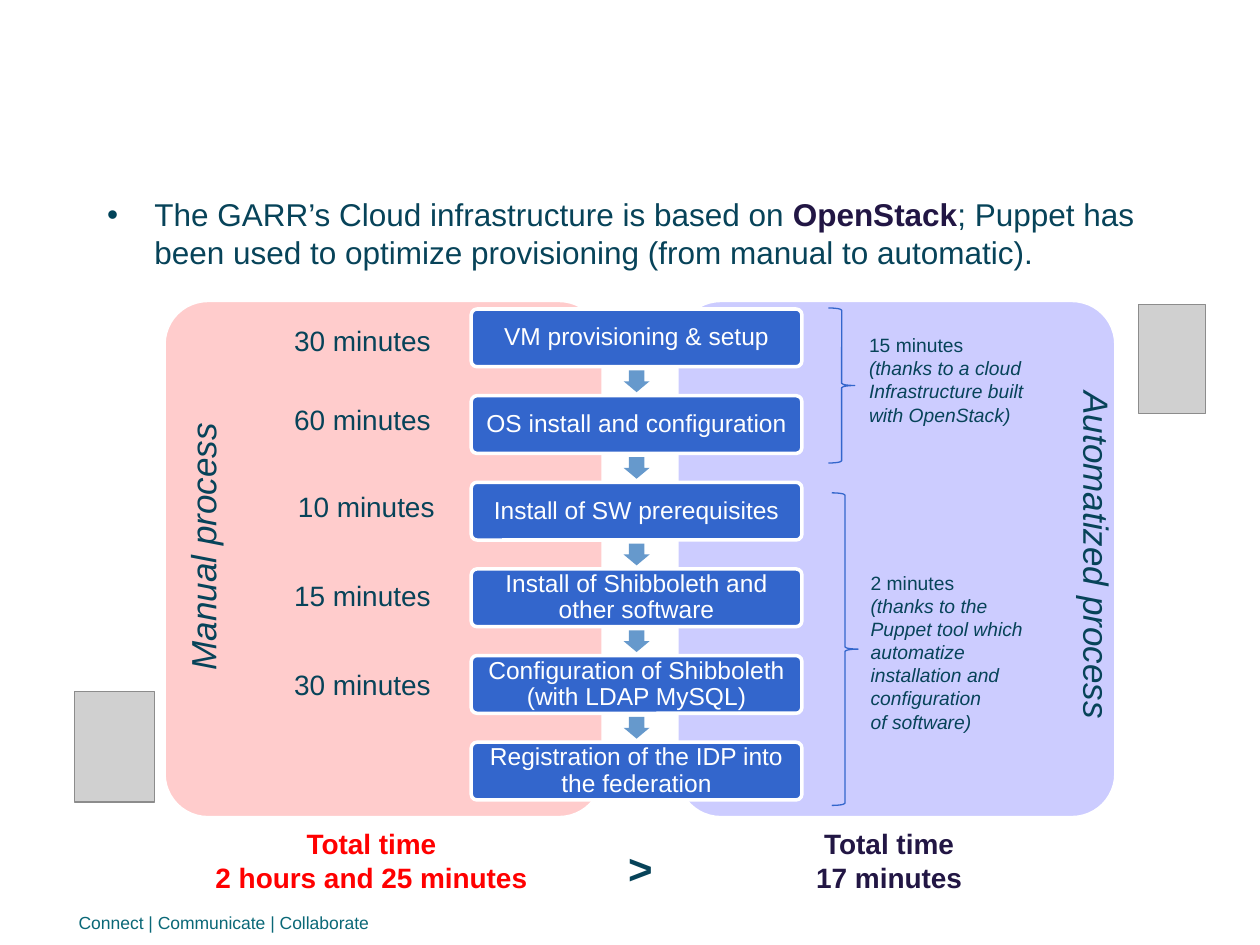
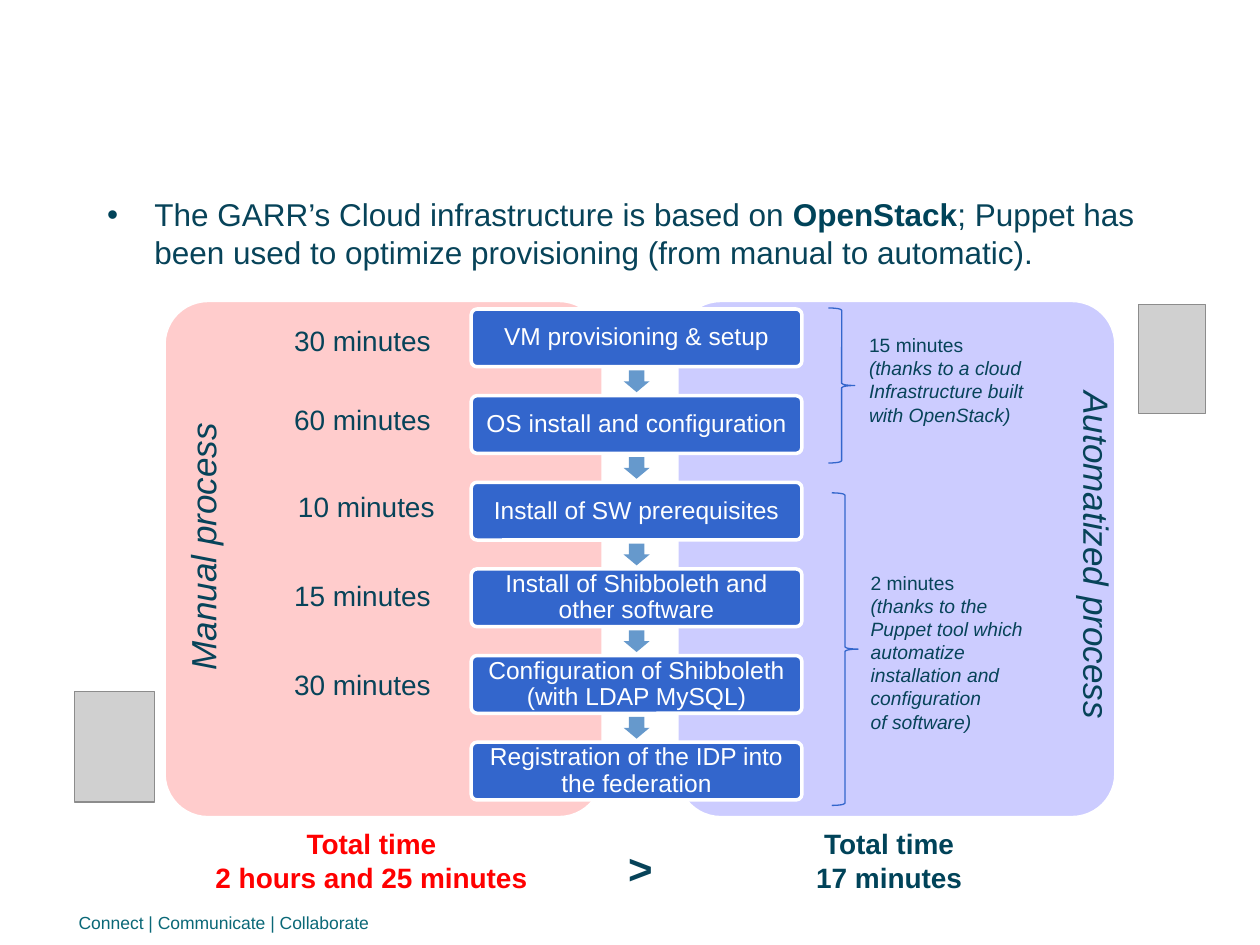
Before and after one commit to biancini/PuppetShowcaseDemo, a slide deck: slide 6 of presentation/Showcase on Puppet - Presentation.pptx. Drawn at 1260x945 pixels with LibreOffice and Linux fonts; fonts in the diff are those of the drawing; grey boxes stand for pictures; background and template pictures are left out. Boxes give left, top, right and bottom in pixels: in the first picture for what was removed or moved away, otherwise in the second. Text is boxed around its words. In the diff, an @@ line names an element or a change of style, - is before the commit and + after.

```diff
--- a/presentation/Showcase on Puppet - Presentation.pptx
+++ b/presentation/Showcase on Puppet - Presentation.pptx
@@ text "The GARR’s Cloud infrastructure is ..." at <box>154,203,1134,270</box>: text colour #221644 to #004359 in "OpenStack;" @@
@@ text "Total time 17 minutes" at <box>816,833,962,889</box>: text colour #221644 to #004359 @@
```
Also in this commit, not shown: 5 other slides changed, 6 other files.
